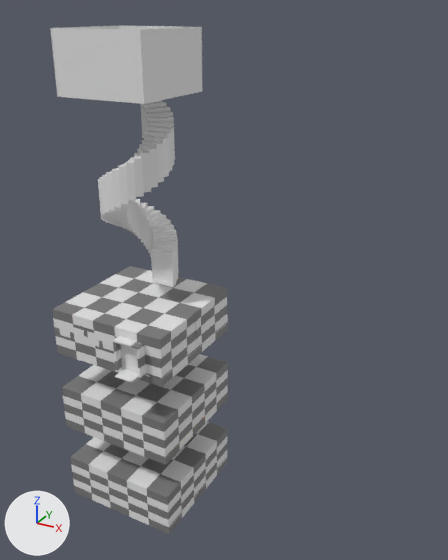
The Blender file scenes/portal_demo/sixrooms.blend, before and after one commit.
The view is the same before and after, from a 50 mm lens placed at (38.4, -51.1, 7.7), pointed at (10.0, 0.6, -18.1). Every picture has the same lights, and +X, +Y and +Z are marked at lower left.

In view in the first picture: 'Circle.001', 'Portal-l1-5', 'Portal-l1-7', 'Room1', 'Room2', 'Room2.001'.
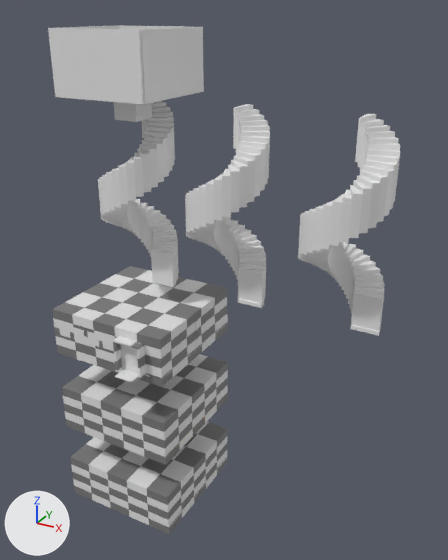
Where the newer file only moved an object's origin or applied its transform, the numbers keep the older frame.

Location of each change, (x1, y1, x2, y2) in pixels of the pictures (448 x 560 px):
'Circle.003', added: after (298, 114, 400, 336)
'Circle.002', added: after (185, 104, 270, 308)
'Portal-l2-6', added: after (351, 297, 382, 331)
'Cube.015', added: after (114, 102, 152, 122)
'Portal-l2-3', added: after (238, 272, 262, 304)
'WalkMesh-L2-3', added: after (352, 325, 376, 331)
'WalkMesh-L2-2', added: after (239, 298, 260, 304)

Edits to the bpy script that builds the scene:
```text
Add me_portal_l2_6:
    me_portal_l2_6.from_pydata(...)  # a box spanning x -1.33..1.33, y -0.03..0.03, z -1.48..1.48
Add me_cube_007:
    me_cube_007.from_pydata(...)  # a box spanning x -1.0..1.0, y -1.0..1.0, z -1.0..1.0
Add me_walkmesh_l2_3:
    me_walkmesh_l2_3.from_pydata(...)  # 82 vertices, 80 faces; spans x 18.7..26.4, y -3.8..3.8, z -19.6..-3.8
    me_walkmesh_l2_3.polygons.foreach_set('use_smooth', [True] * 80)
Add me_walkmesh_l2_2:
    me_walkmesh_l2_2.from_pydata(...)  # 82 vertices, 80 faces; spans x 6.8..14.4, y -3.8..3.8, z -19.6..-3.8
    me_walkmesh_l2_2.polygons.foreach_set('use_smooth', [True] * 80)
Add ob_portal_l2_6:
    ob_portal_l2_6 = bpy.data.objects.new('Portal-l2-6', me_portal_l2_6)
    ob_portal_l2_6.location = (25.2, 0.1, -18.1)
    ob_portal_l2_6.rotation_euler = (0.0, 0.0, 3.142)  # degrees (0, 0, 180)
Add ob_circle_003:
    ob_circle_003 = bpy.data.objects.new('Circle.003', me_circle_003.copy())  # the mesh of ob_circle_001
    ob_circle_003.location = (22.5, 0.0, -20.0)
    ob_circle_003.rotation_euler = (0.0, 0.0, 1.571)  # degrees (0, 0, 90)
    ob_circle_003.scale = (3.99, 3.99, 3.99)
Add ob_portal_l2_4:
    ob_portal_l2_4 = bpy.data.objects.new('Portal-l2-4', me_portal_l2_6.copy())
    ob_portal_l2_4.location = (10.6, 2.7, -2.7)
    ob_portal_l2_4.rotation_euler = (0.0, 0.0, 4.712)  # degrees (0, 0, 270)
Add ob_portal_l2_3:
    ob_portal_l2_3 = bpy.data.objects.new('Portal-l2-3', me_portal_l2_6.copy())
    ob_portal_l2_3.location = (13.2, 0.1, -18.1)
    ob_portal_l2_3.rotation_euler = (0.0, 0.0, 3.142)  # degrees (0, 0, 180)
Add ob_circle_002:
    ob_circle_002 = bpy.data.objects.new('Circle.002', me_circle_003.copy())  # the mesh of ob_circle_001
    ob_circle_002.location = (10.6, 0.0, -20.0)
    ob_circle_002.rotation_euler = (0.0, 0.0, 1.571)  # degrees (0, 0, 90)
    ob_circle_002.scale = (3.99, 3.99, 3.99)
Add ob_cube_015:
    ob_cube_015 = bpy.data.objects.new('Cube.015', me_cube_007)
    ob_cube_015.location = (0.0, 0.0, 0.2)
    ob_cube_015.scale = (1.31, 1.31, 2.69)
Add ob_walkmesh_l2_3:
    ob_walkmesh_l2_3 = bpy.data.objects.new('WalkMesh-L2-3', me_walkmesh_l2_3)
    ob_walkmesh_l2_3.location = (0.0, 0.0, 0.0)
Add ob_walkmesh_l2_2:
    ob_walkmesh_l2_2 = bpy.data.objects.new('WalkMesh-L2-2', me_walkmesh_l2_2)
    ob_walkmesh_l2_2.location = (0.0, 0.0, 0.0)
```
